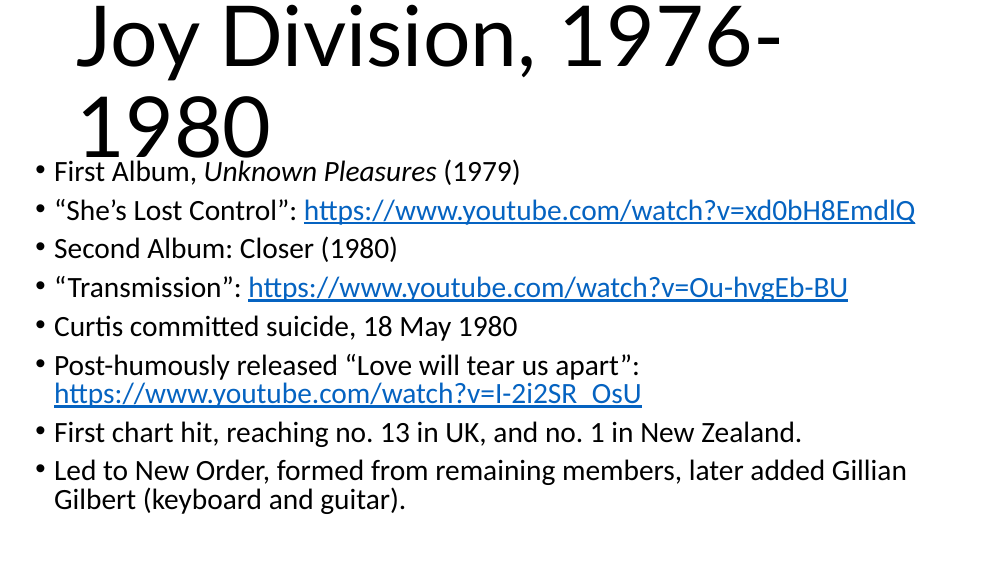
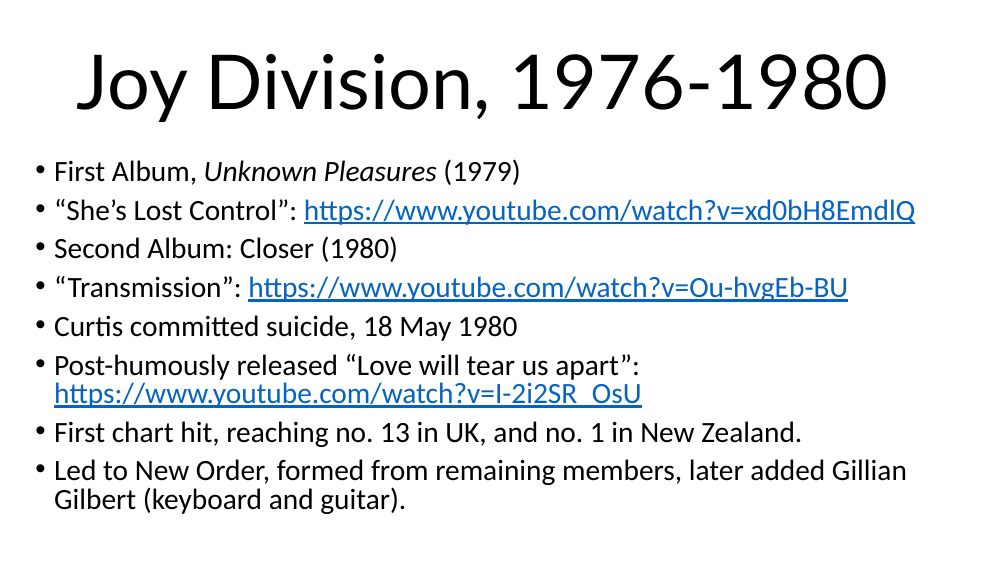
Before and after one commit to mrbaker1917/website, a slide deck: slide 8 of HSTR121/ppts/Post-Punk of the early 1980s.pptx. Drawn at 1008x567 pixels with LibreOffice and Linux fonts; fonts in the diff are those of the drawing; background and template pictures are left out. Boxes give left, top, right and bottom in pixels: in the first picture for what was removed or moved away, otherwise in the second. Text is boxed around its words. In the diff, an @@ line names an element or a change of style, - is before the commit and + after.

```diff
--- a/HSTR121/ppts/Post-Punk of the early 1980s.pptx
+++ b/HSTR121/ppts/Post-Punk of the early 1980s.pptx
@@ title "Joy Division, 1976-1980" at (77, 54, 889, 122): size 80 to 72 pt @@
```
Also in this commit, not shown: 3 other slides changed, 2 other files.
